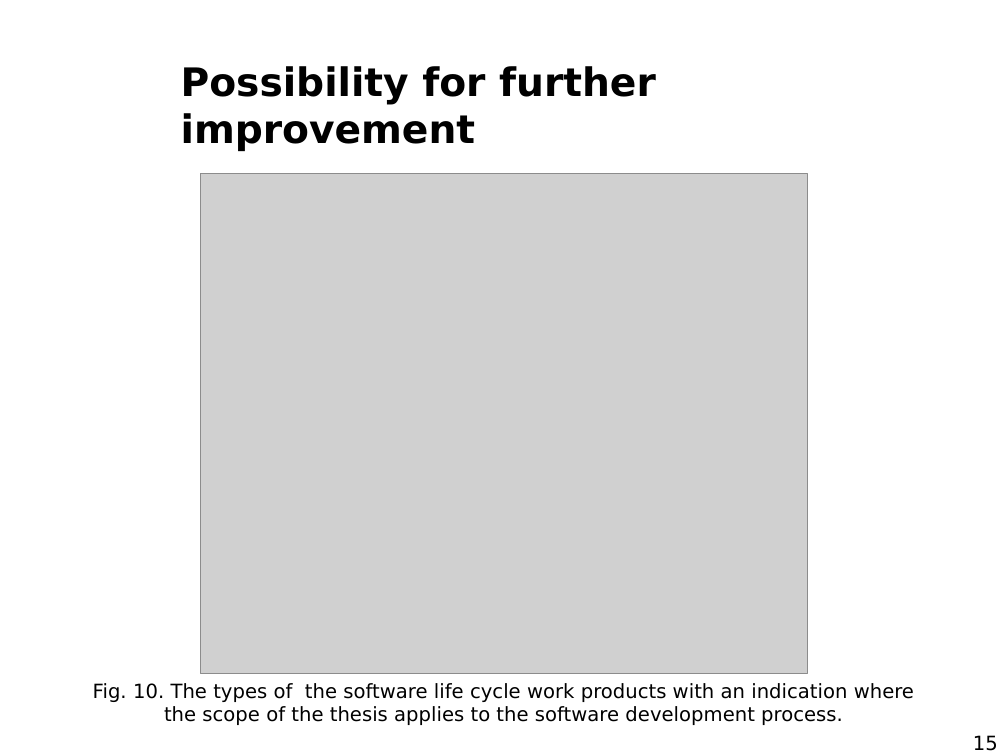
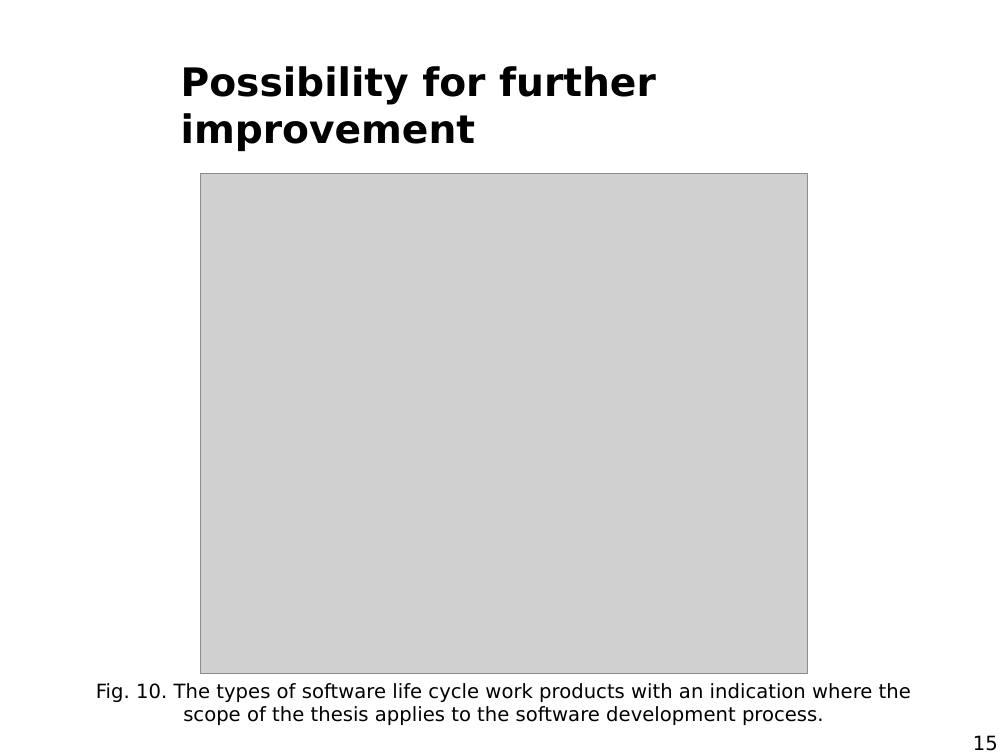
Before and after one commit to AndSze/CI_tool_for_an_optimal_test_suite_selection, a slide deck: slide 15 of Andrzej_Szewczyk_Prezentacja_Seminarium_Dyplomowe.pptx. Drawn at 1008x756 pixels with LibreOffice and Linux fonts; fonts in the diff are those of the drawing; grey boxes stand for pictures; background and template pictures are left out. Boxes give left, top, right and bottom in pixels: in the first picture for what was removed or moved away, otherwise in the second. Text is boxed around its words. In the diff, an @@ line names an element or a change of style, - is before the commit and + after.

Commit message:
Final version of the Master's thesis after review

```diff
--- a/Andrzej_Szewczyk_Prezentacja_Seminarium_Dyplomowe.pptx
+++ b/Andrzej_Szewczyk_Prezentacja_Seminarium_Dyplomowe.pptx
@@ text at (x1=96, y1=683, x2=911, y2=725): text changed @@
-Fig. 10. The types of the software life cycle work products with an indication where the scope of the thesis applies to the software development process.
+Fig. 10. The types of software life cycle work products with an indication where the scope of the thesis applies to the software development process.
```
Also in this commit, not shown: 2 other files.
